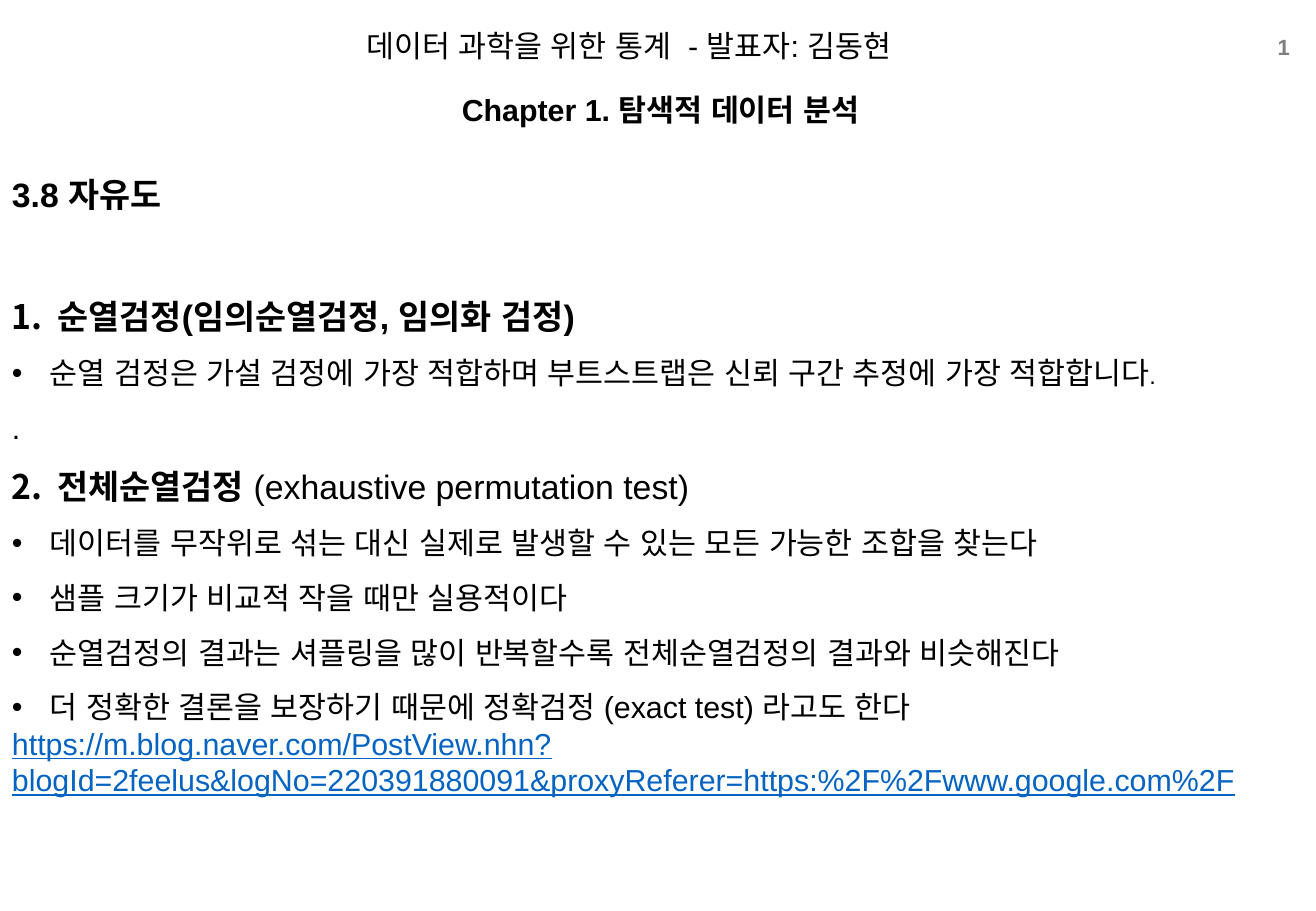
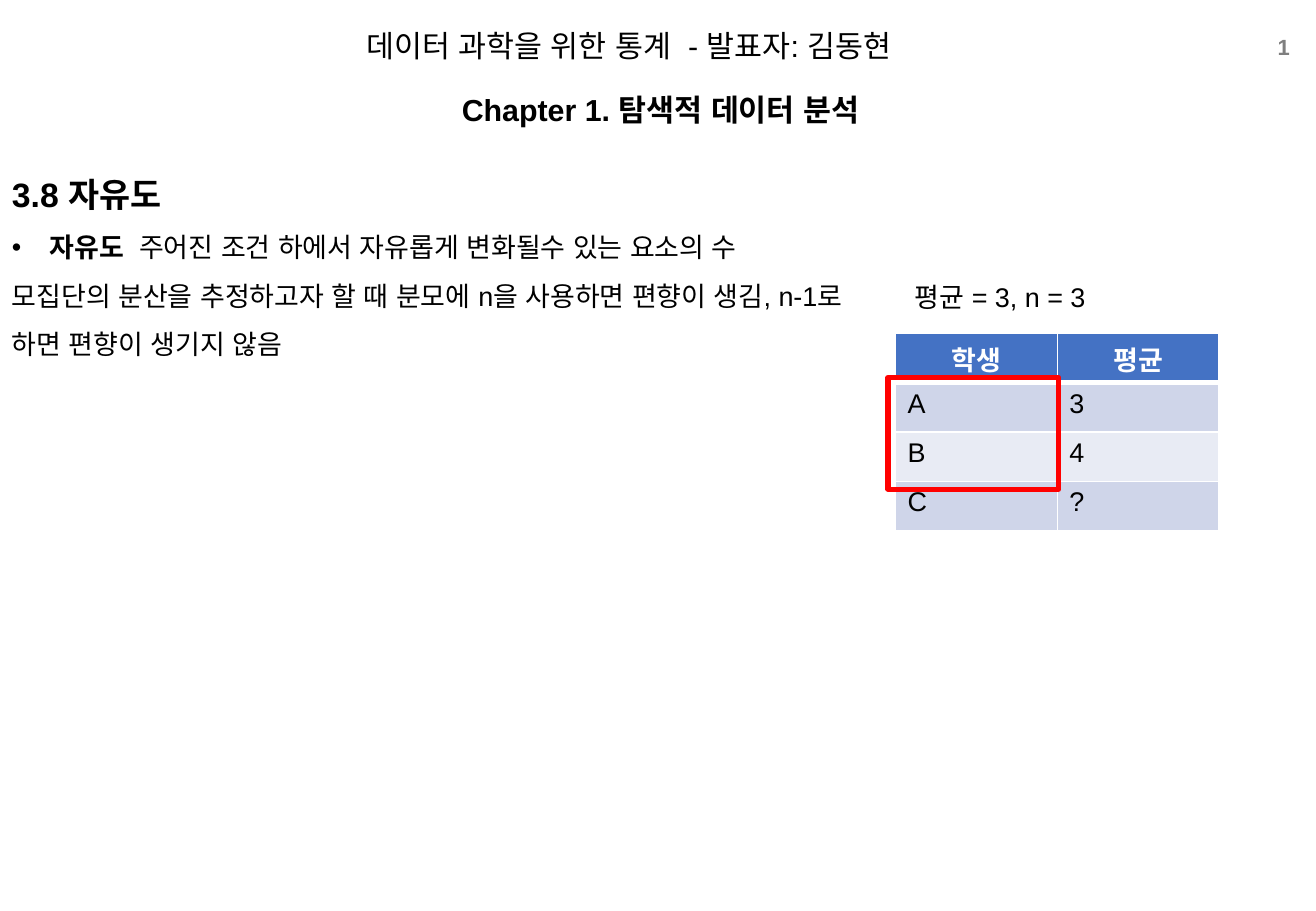
Before and after one commit to xddongx/flexink, a slide deck: slide 1 of study/ppt/[스터디]3.8자유도_KDH.pptx. Drawn at 1316x911 pixels with LibreOffice and Linux fonts; fonts in the diff are those of the drawing; background and template pictures are left out. Boxes give left, top, right and bottom in pixels: in the first picture for what was removed or moved away, otherwise in the second. Text is boxed around its words. In the diff, an @@ line names an element or a change of style, - is before the commit and + after.

```diff
--- a/study/ppt/[스터디]3.8자유도_KDH.pptx
+++ b/study/ppt/[스터디]3.8자유도_KDH.pptx
@@ text at [12, 234, 843, 356]: text changed; size 18 to 16 pt @@
-1. 순열검정(임의순열검정, 임의화 검정)
-• 순열 검정은 가설 검정에 가장 적합하며 부트스트랩은 신뢰 구간 추정에 가장 적합합니다.
-.
-2. 전체순열검정 (exhaustive permutation test)
-  • 데이터를 무작위로 섞는 대신 실제로 발생할 수 있는 모든 가능한 조합을 찾는다
-  • 샘플 크기가 비교적 작을 때만 실용적이다
-  • 순열검정의 결과는 셔플링을 많이 반복할수록 전체순열검정의 결과와 비슷해진다
-  • 더 정확한 결론을 보장하기 때문에 정확검정 (exact test) 라고도 한다
-  https://m.blog.naver.com/PostView.nhn?blogId=2feelus&logNo=220391880091&proxyReferer=https:%2F%2Fwww.google.com%2F
+• 자유도 주어진 조건 하에서 자유롭게 변화될수 있는 요소의 수
+모집단의 분산을 추정하고자 할 때 분모에 n을 사용하면 편향이 생김, n-1로 하면 편향이 생기지 않음
@@ text added at [915, 284, 1085, 311], 16 pt, text #000000 @@
+평균 = 3, n = 3
@@ table added at [896, 333, 1219, 531], 4 rows, 2 columns @@
+학생 | 평균
+A | 3
+B | 4
+C | ?
@@ rectangle added at [888, 378, 1060, 490], outline #FF0000 3 pt @@
```
Also in this commit, not shown: 1 other slide changed, 1 slide added.
